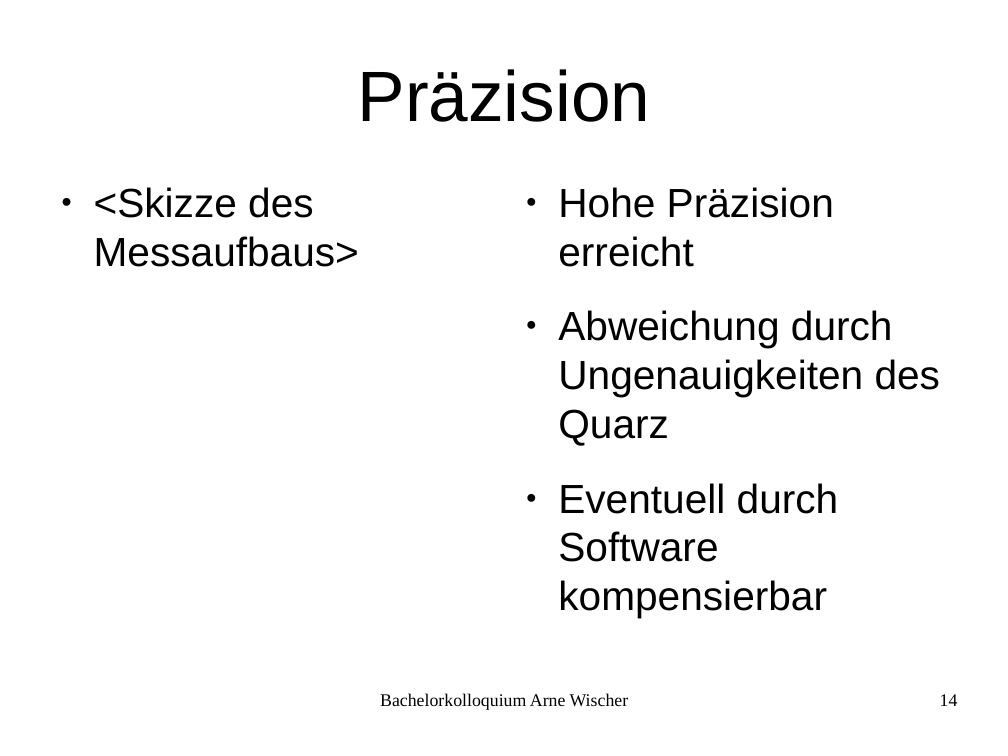
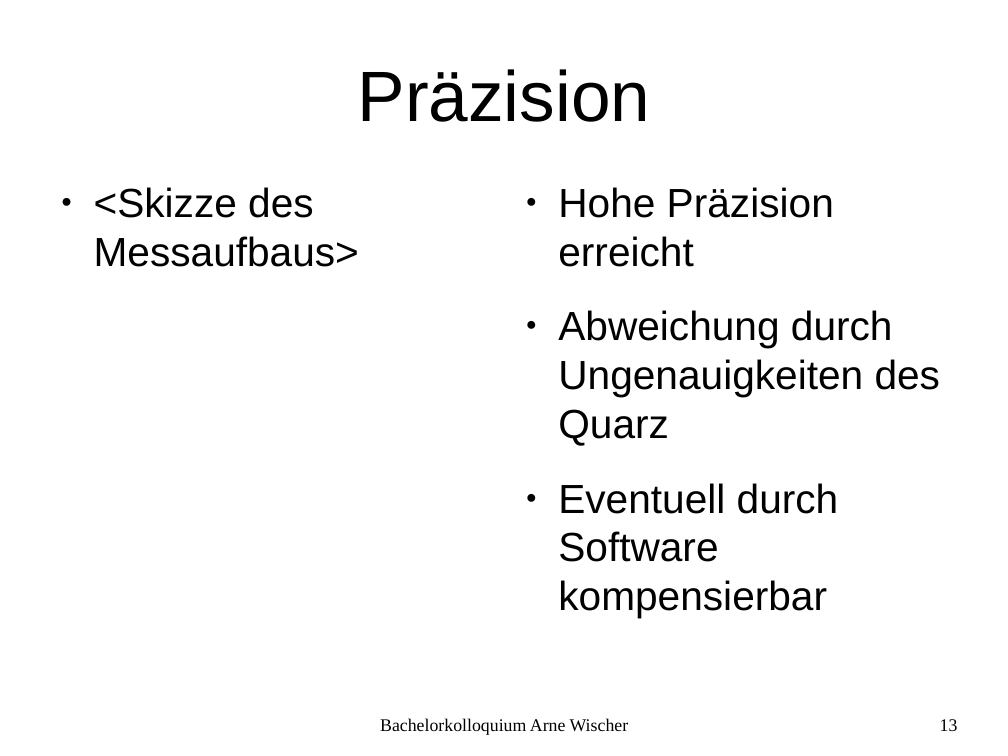
Before and after one commit to fettlaus/Kolloq, a slide deck: slide 13 of Kolloq.odp (slide 14 before the commit). Drawn at 1008x756 pixels with LibreOffice and Linux fonts; fonts in the diff are those of the drawing; background and template pictures are left out. Boxes give left, top, right and bottom in pixels: in the first picture for what was removed or moved away, otherwise in the second. Text is boxed around its words. In the diff, an @@ line names an element or a change of style, - is before the commit and + after.

```diff
--- a/Kolloq.odp
+++ b/Kolloq.odp
@@ text "Bachelorkolloquium Arne Wischer": place and size @@
-text "Bachelorkolloquium Arne Wischer" at box(380, 693, 629, 710)
+text "Bachelorkolloquium Arne Wischer" at box(380, 718, 629, 735)
@@ page number removed at box(940, 694, 958, 706) @@
-14
@@ page number added at box(940, 719, 958, 731), 14 pt, text #000000 @@
+13
```
Also in this commit, not shown: 11 other slides changed, 2 slides added, 2 slides removed.
